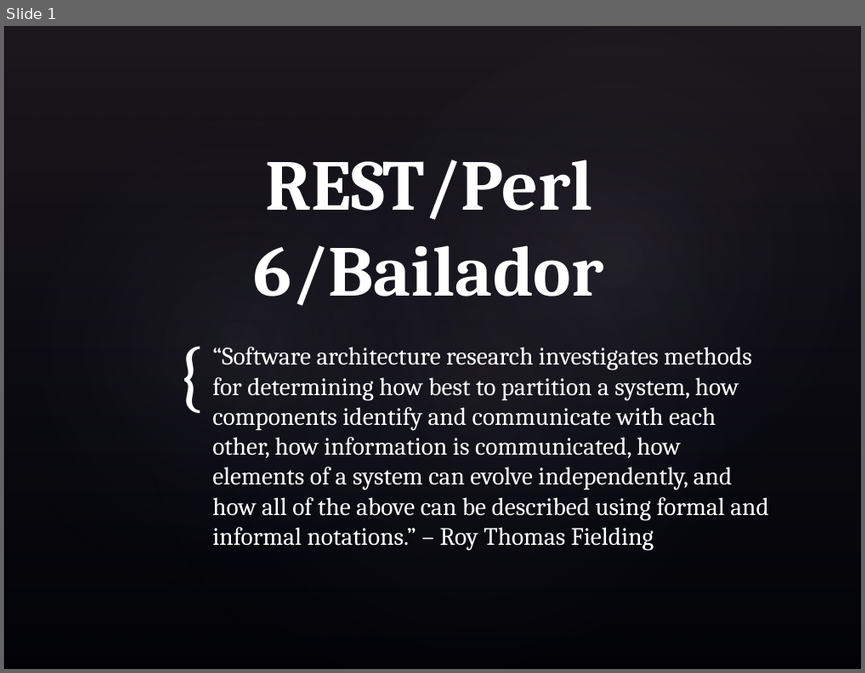
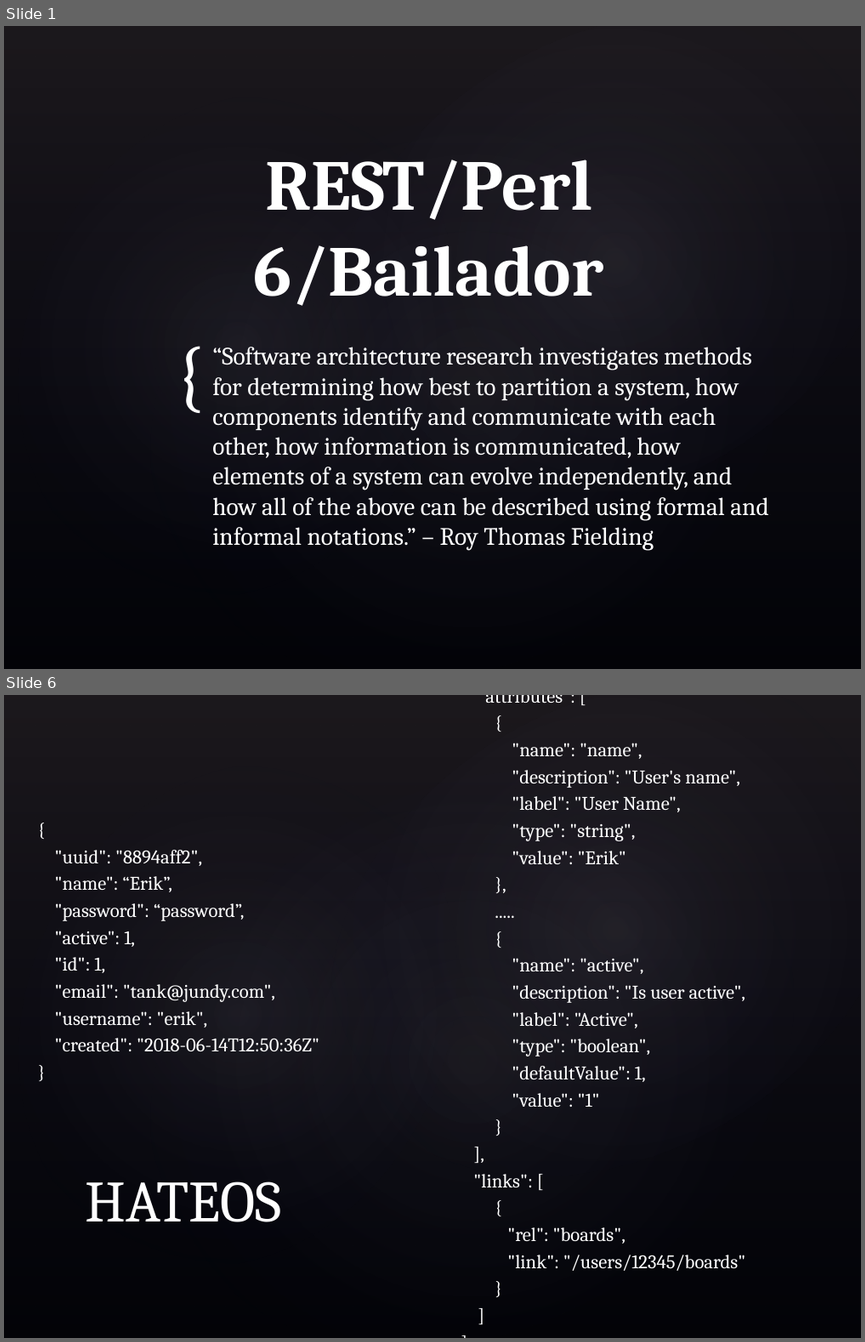
Before and after one commit to skeletonkey/Perl6_REST, a slide deck: docs/Perl6_REST.pptx. Shown one above the other, each under a label of ours: slide 1 before the commit, slides 1 and 6 after it; the slides between them are not shown. The pictures are 865x673 and 865x1342 pixels, drawn with LibreOffice and Linux fonts; fonts in the diff are those of the drawing; background and template pictures are left out. Boxes give left, top, right and bottom in pixels: in the first picture for what was removed or moved away, otherwise in the second. Text is boxed around its words. In the diff, an @@ line names an element or a change of style, - is before the commit and + after.

```diff
--- a/docs/Perl6_REST.pptx
+++ b/docs/Perl6_REST.pptx
@@ slide 6 added at (4,695,861,1338), background picture (left out); not listed: 4 template elements that a slide beside it also shows @@
@@ text added at (473,695,746,1270), 16.1 pt, text #FFFFFF @@
+  {
+  "attributes": [
+  {
+  "name": "name",
+  "description": "User's name",
+  "label": "User Name",
+  "type": "string",
+  "value": "Erik"
+  },
+  .....
+  {
+  "name": "active",
+  "description": "Is user active",
+  "label": "Active",
+  "type": "boolean",
+  "defaultValue": 1,
+  "value": "1"
+  }
+  ],
+  "links": [
+  {
+  "rel": "boards",
+  "link": "/users/12345/boards"
+  }
+  ]
+  ]
@@ text added at (55,850,319,1052), 16.1 pt, text #FFFFFF @@
+  {
+  "uuid": "8894aff2",
+  "name": “Erik”,
+  "password": “password”,
+  "active": 1,
+  "id": 1,
+  "email": "tank@jundy.com",
+  "username": "erik",
+  "created": "2018-06-14T12:50:36Z"
+  }
@@ title added at (86,1181,282,1222), 49 pt, text #FFFFFF @@
+HATEOS
```
Also in this commit, not shown: 1 slide changed, 13 other slides added.
